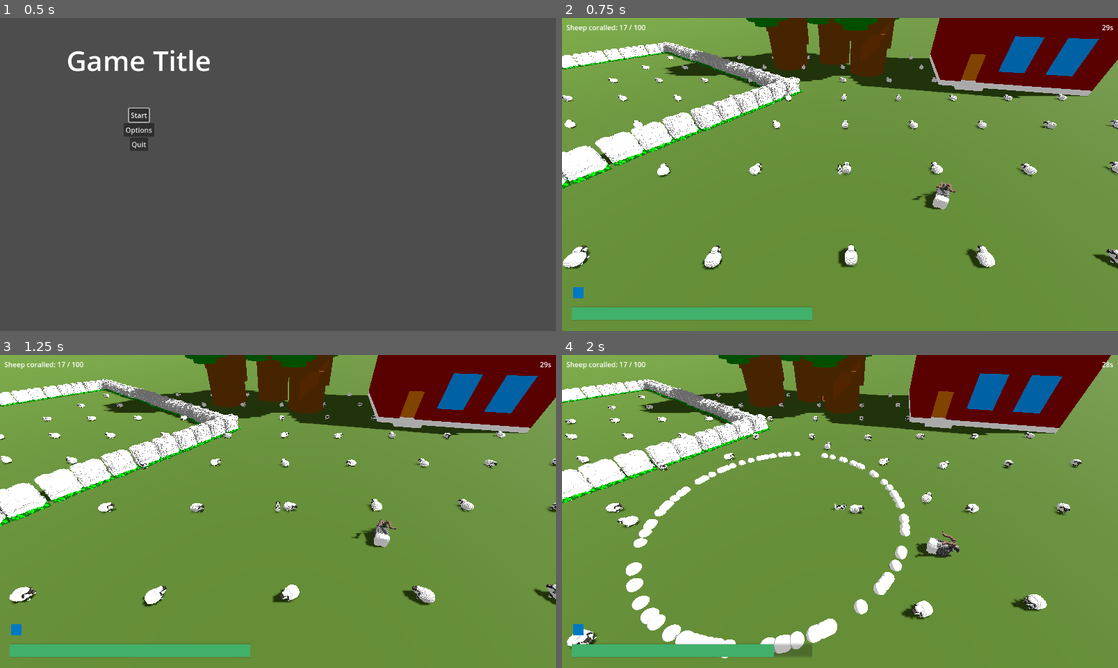
Above: before the commit, frames 1-4 (two rows, left to right).
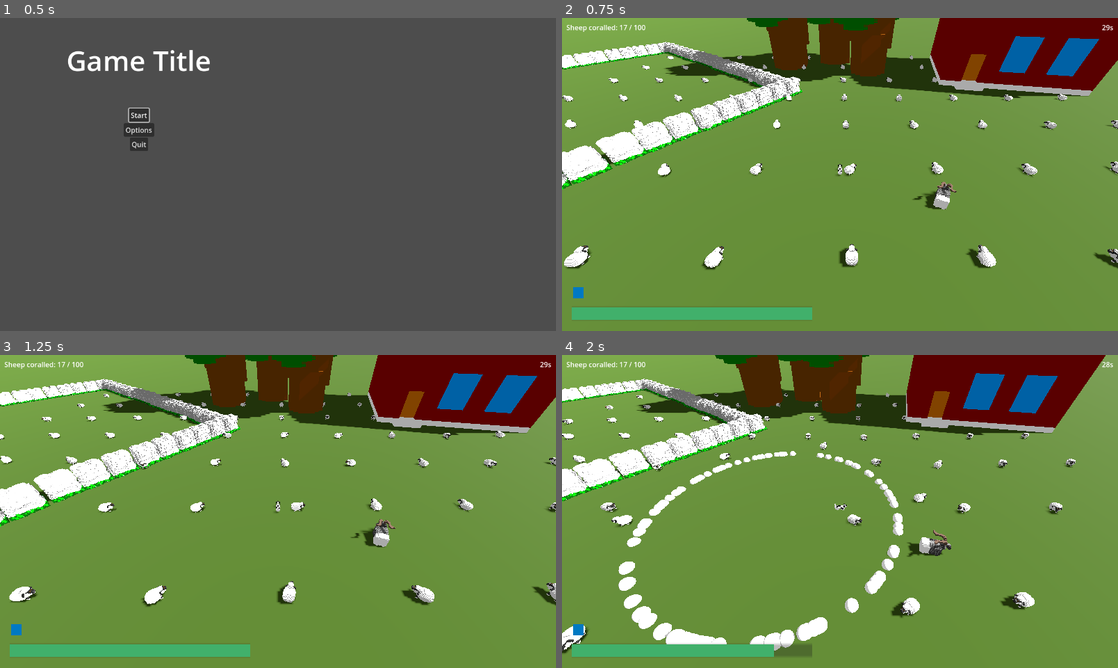
Above: after the commit, the same moments.

Repository: hunttis/ld-58
Game: Godot game, scene res://assets/scenes/master.tscn
Same seed, same stepped clock (60 frames per second), same inputs: the game is played once before the commit and once after it.
Inputs:
- Up to frame 1 (0.5 s): no input
- Up to frame 2 (0.75 s): click "Start" at 0.5 s
- Up to frame 3 (1.25 s): no input
- Up to frame 4 (2 s): hold D (move_right) from 1.28 s (still down); hold Q (ability_bark) from 1.28 s (still down)

Frame 1 is identical in both runs. In frame 2, 2.1% of the frame differs, in the area x 0-100%, y 0-81%; in frame 3, 1.9%; in frame 4, 9.5%, in the area x 0-99%, y 0-97%.

Commit message:
fix sheep avoiding dog

Diff:
--- a/assets/scenes/game/dog/Dog.tscn
+++ b/assets/scenes/game/dog/Dog.tscn
@@ -21,8 +21,7 @@
 shape = SubResource("BoxShape3D_yvigx")
 
 [node name="MoveThreatRange" type="Area3D" parent="."]
-collision_layer = 16
-collision_mask = 0
+collision_layer = 0
 
 [node name="CollisionShape3D" type="CollisionShape3D" parent="MoveThreatRange"]
 shape = SubResource("SphereShape3D_yvigx")
@@ -31,3 +30,5 @@
 [node name="BarkCooldown" type="Timer" parent="."]
 wait_time = 2.5
 one_shot = true
+
+[node name="NavigationAgent3D" type="NavigationAgent3D" parent="."]
--- a/assets/scenes/game/dog/dog.gd
+++ b/assets/scenes/game/dog/dog.gd
@@ -28,6 +28,7 @@
 @export var stamina_regen = 20
 
 var speed: float
+var threat_range: float
 var dash_target: Vector3 = Vector3.ZERO
 var cur_stamina: set = set_cur_stamina
 var move_state: set = _set_move_state
@@ -45,18 +46,23 @@
       move_state = Global.DOG_MOVE_STATE.SPRINT
       set_repulsion_range(sprint_threat_range)
       speed = sprint_speed
+      threat_range = sprint_threat_range
 
     Global.DOG_MOVE_STATE.NORMAL:
       move_state = Global.DOG_MOVE_STATE.NORMAL
       set_repulsion_range(normal_threat_range)
       speed = normal_speed
+      threat_range = normal_threat_range
 
 
 func _ready():
   cur_stamina = max_stamina
   move_state = Global.DOG_MOVE_STATE.NORMAL
   speed = normal_speed
+  threat_range = normal_threat_range
   add_to_group("dog")
+  repulsionArea.body_entered.connect(_on_repulsion_area_body_entered)
+  repulsionArea.body_exited.connect(_on_repulsion_area_body_exited)
 
 func _process(delta):
   if (move_state == Global.DOG_MOVE_STATE.NORMAL || velocity == Vector3.ZERO) && cur_stamina < max_stamina:
@@ -91,7 +97,8 @@
       dash_target = Vector3.ZERO
 
   var look_target = position + velocity
-  look_at(Vector3(look_target.x, global_position.y, look_target.z))
+  if look_target != position:
+    look_at(Vector3(look_target.x, global_position.y, look_target.z))
 
 func _unhandled_input(event: InputEvent):
     if event.is_action_pressed("ability_sprint"):
--- a/assets/scenes/game/sheep/Sheep.gd
+++ b/assets/scenes/game/sheep/Sheep.gd
@@ -3,8 +3,6 @@
 class_name Sheep
 
 @export var sheep_dog = Vector3.ZERO
-
-@export var dog_fear_radius: float = 10.0
 
 @export var corral_speed: float = 2
 @export var max_idle_speed: float = 2
@@ -36,7 +34,7 @@
 var state: State = State.IDLE
 
 var _neighbors: Array[Node] = []
-var _dogs: Array[Node] = []
+var _dogs: Array[Dog] = []
 var _barks: Array[Node] = []
 
 func _ready() -> void:
@@ -44,6 +42,7 @@
   agent.velocity_computed.connect(_on_velocity_computed)
 
 func collided_with_dog(dog: Dog) -> void:
+  print("should add dog to array")
   _dogs.append(dog)
 
 func collided_with_dog_exited(dog: Dog) -> void:
@@ -167,17 +166,17 @@
         sum += a.velocity
     return sum / float(max(1, arr.size()))
 
-func _dog_repulsion(dogs: Array) -> Vector3:
+func _dog_repulsion(dogs: Array[Dog]) -> Vector3:
   if state == State.IN_CORRAL:
     return Vector3.ZERO
 
   var f := Vector3.ZERO
   for d in dogs:
-      var off: Vector3 = global_position - d.global_position
-      var dist: float = off.length()
-      if dist < dog_fear_radius and dist > 0.001:
-          # Heavier inverse-square, scales up close to the dog
-          f += off.normalized() * (1.0 / (dist * dist))
+    var off: Vector3 = global_position - d.global_position
+    var dist: float = off.length()
+    if dist < d.threat_range and dist > 0.001:
+      # Heavier inverse-square, scales up close to the dog
+      f += off.normalized() * (1.0 / (dist * dist))
   return f
 
 func _bark_repulsion(barks: Array) -> Vector3:
--- a/assets/scenes/game/sheep/Sheep.tscn
+++ b/assets/scenes/game/sheep/Sheep.tscn
@@ -7,11 +7,11 @@
 size = Vector3(0.904541, 0.90527344, 1.5105591)
 
 [node name="CharacterBody3D" type="CharacterBody3D"]
-collision_mask = 16
+collision_mask = 0
 script = ExtResource("1_i4pnq")
 max_flee_speed = 20.0
 weight_separation = 0.2
-weight_dog = 10.0
+weight_dog = 1000.0
 weight_bark = 200.0
 
 [node name="CollisionShape3D" type="CollisionShape3D" parent="."]
